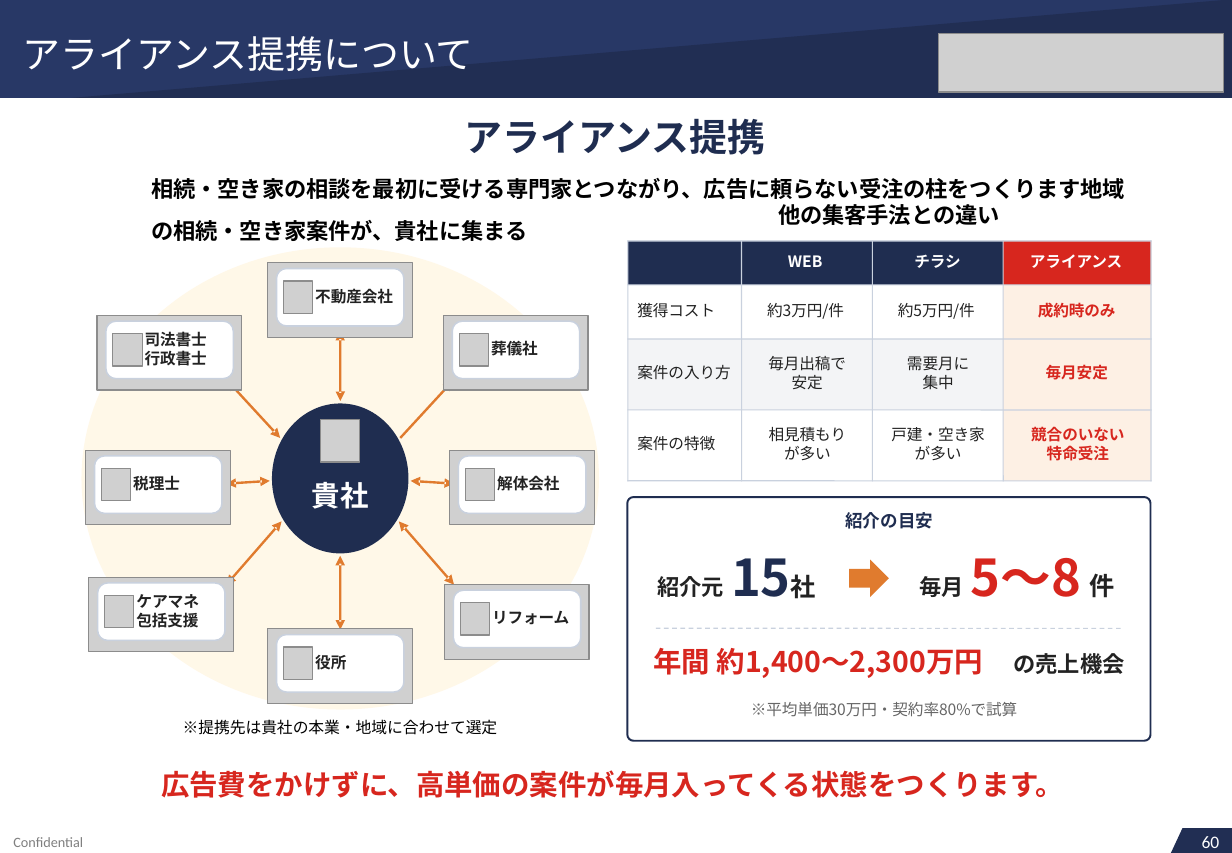
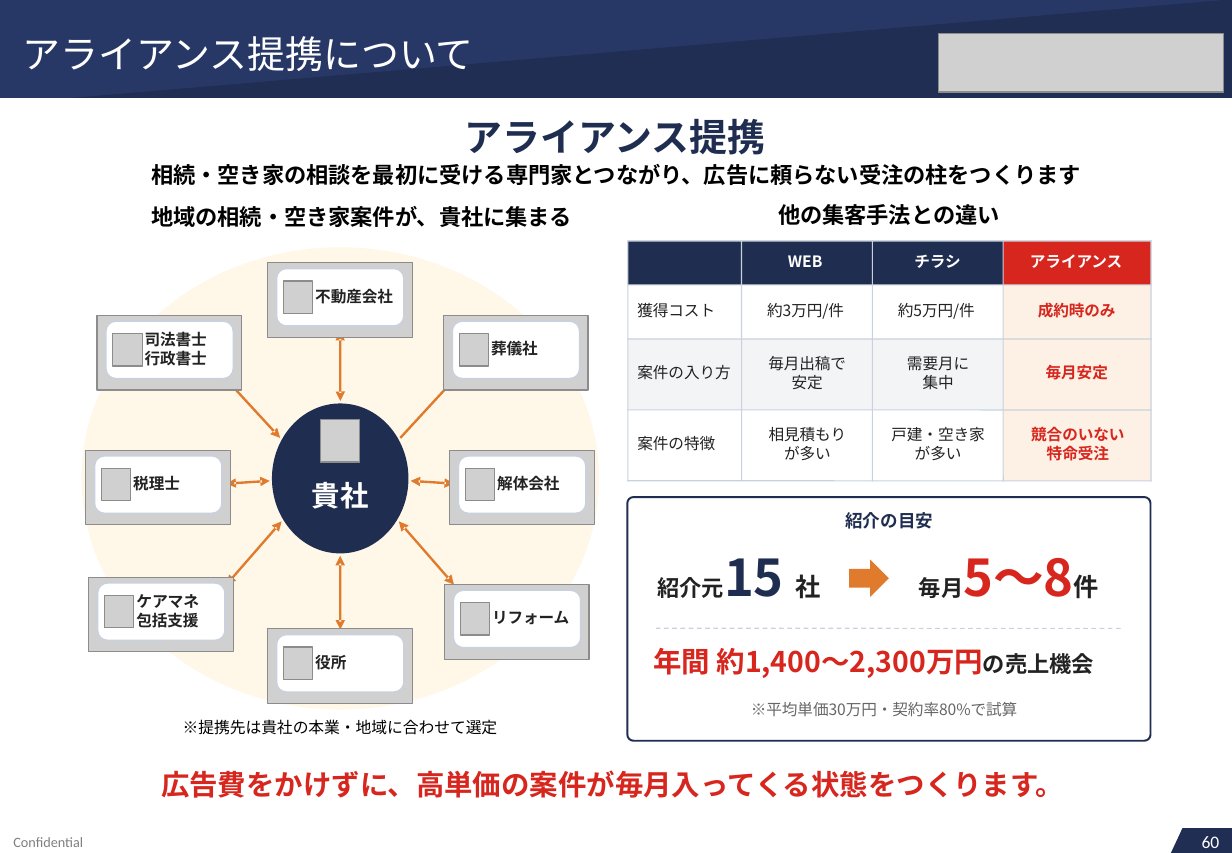
Before and after one commit to soshiro-iki-sys/-, a slide deck: slide 35 of proposals/REVIVAL_LINK様_ご提案書.pptx. Drawn at 1232x853 pixels with LibreOffice and Linux fonts; fonts in the diff are those of the drawing; grey boxes stand for pictures. Boxes give left, top, right and bottom in pixels: in the first picture for what was removed or moved away, otherwise in the second. Text is boxed around its words. In the diff, an @@ line names an element or a change of style, - is before the commit and + after.

```diff
--- a/proposals/REVIVAL_LINK様_ご提案書.pptx
+++ b/proposals/REVIVAL_LINK様_ご提案書.pptx
@@ text at [151, 164, 1081, 227]: spaces changed @@
-相続・空き家の相談を最初に受ける専門家とつながり、広告に頼らない受注の柱をつくります地域の相続・空き家案件が、貴社に集まる
+相続・空き家の相談を最初に受ける専門家とつながり、広告に頼らない受注の柱をつくります
+地域の相続・空き家案件が、貴社に集まる
@@ text removed at [731, 546, 826, 607] @@
-15社
@@ text removed at [971, 558, 1081, 597] @@
-5～8
@@ text at [919, 577, 963, 598]: text changed; size 14.1 to 32.1 pt @@
-毎月
+毎月5～8件
@@ text removed at [1090, 573, 1115, 598] @@
-件
@@ text at [653, 648, 983, 678]: text changed @@
-年間 約1,400～2,300万円
+年間 約1,400～2,300万円の売上機会
@@ text removed at [1014, 653, 1125, 674] @@
-の売上機会
```
Also in this commit, not shown: 51 other slides changed, 4 other files.
